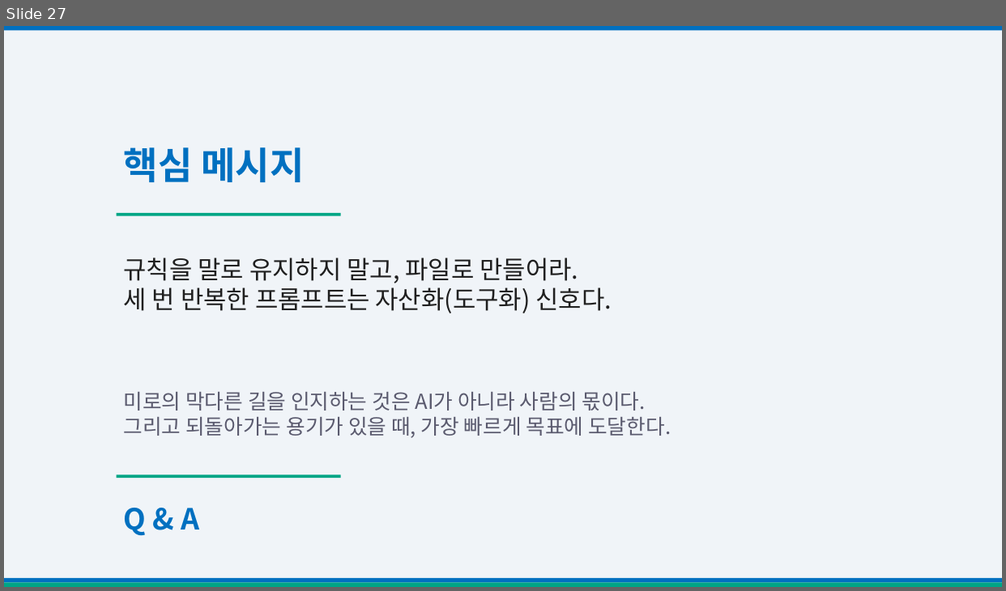
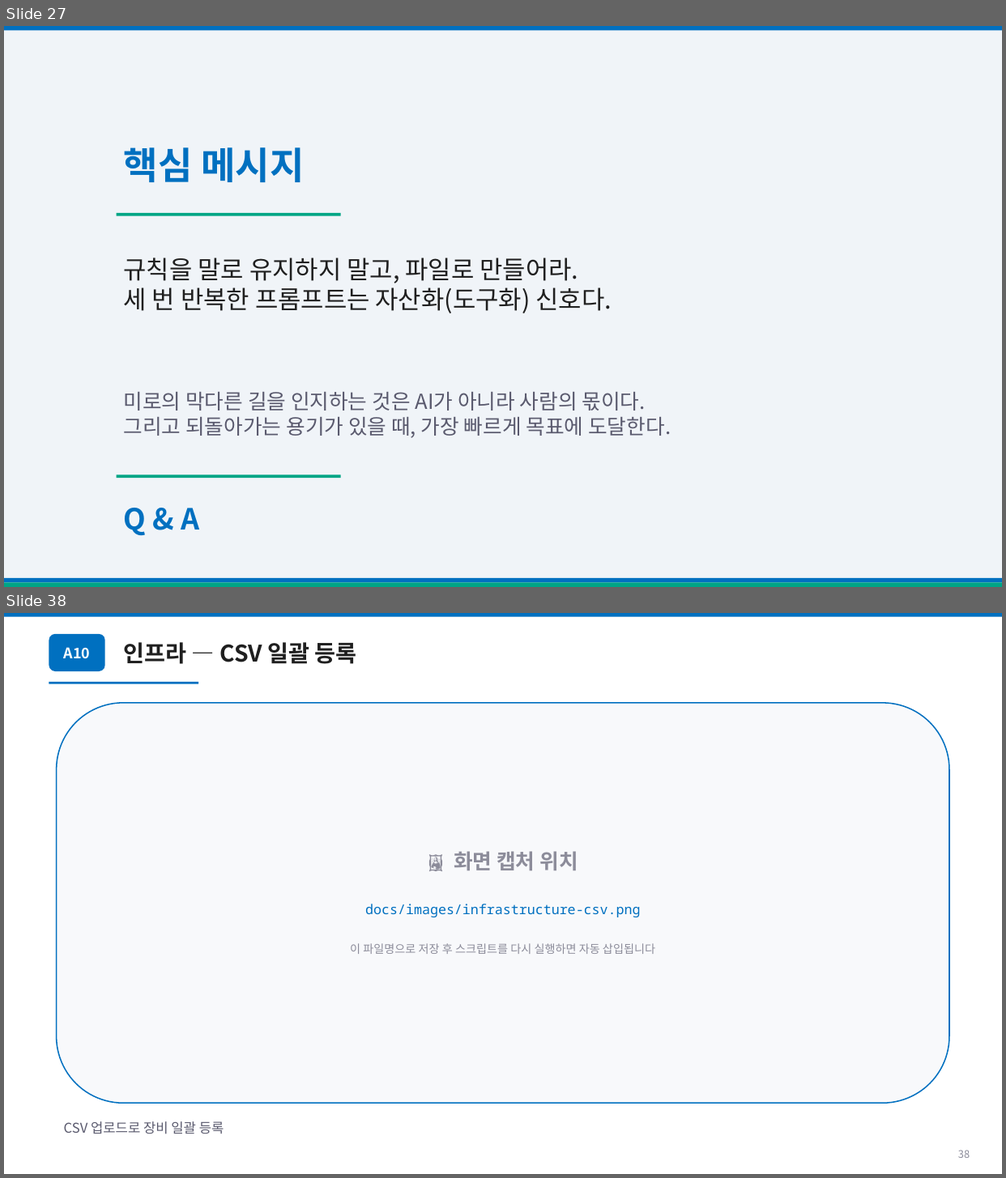
Before and after one commit to youngjaeseo-git/firstTest, a slide deck: docs/retrospective-presentation.pptx. Shown one above the other, each under a label of ours: slide 27 before the commit, slides 27 and 38 after it; the slides between them are not shown. The pictures are 1006x591 and 1006x1178 pixels, drawn with LibreOffice and Linux fonts; fonts in the diff are those of the drawing. Boxes give left, top, right and bottom in pixels: in the first picture for what was removed or moved away, otherwise in the second. Text is boxed around its words. In the diff, an @@ line names an element or a change of style, - is before the commit and + after.

```diff
--- a/docs/retrospective-presentation.pptx
+++ b/docs/retrospective-presentation.pptx
@@ slide 38 added at (4, 613, 1002, 1174), background #FFFFFF @@
@@ rectangle added at (4, 613, 1002, 617), fill #0070C0 @@
@@ rounded rectangle added at (49, 634, 105, 671), fill #0070C0, 14 pt, text #FFFFFF, bold @@
+A10
@@ text added at (124, 642, 357, 664), 22 pt, text #1F1F1F, bold @@
+인프라 — CSV 일괄 등록
@@ rectangle added at (49, 682, 198, 684), fill #0070C0 @@
@@ rounded rectangle added at (57, 703, 949, 1103), fill #F8F9FB, outline #0070C0 1.2 pt @@
@@ text added at (454, 851, 577, 871), 20 pt, text #8C8C9A, bold @@
+🖼 화면 캡처 위치
@@ text added at (365, 904, 640, 918), 13 pt, text #0070C0 @@
+docs/images/infrastructure-csv.png
@@ text added at (350, 943, 655, 954), 11 pt, text #8C8C9A @@
+이 파일명으로 저장 후 스크립트를 다시 실행하면 자동 삽입됩니다
@@ text added at (64, 1122, 224, 1135), 13 pt, text #5A5A6E @@
+CSV 업로드로 장비 일괄 등록
@@ text added at (958, 1150, 970, 1158), 10 pt, text #8C8C9A @@
+38
```
Also in this commit, not shown: 22 other slides added, 1 other file.
